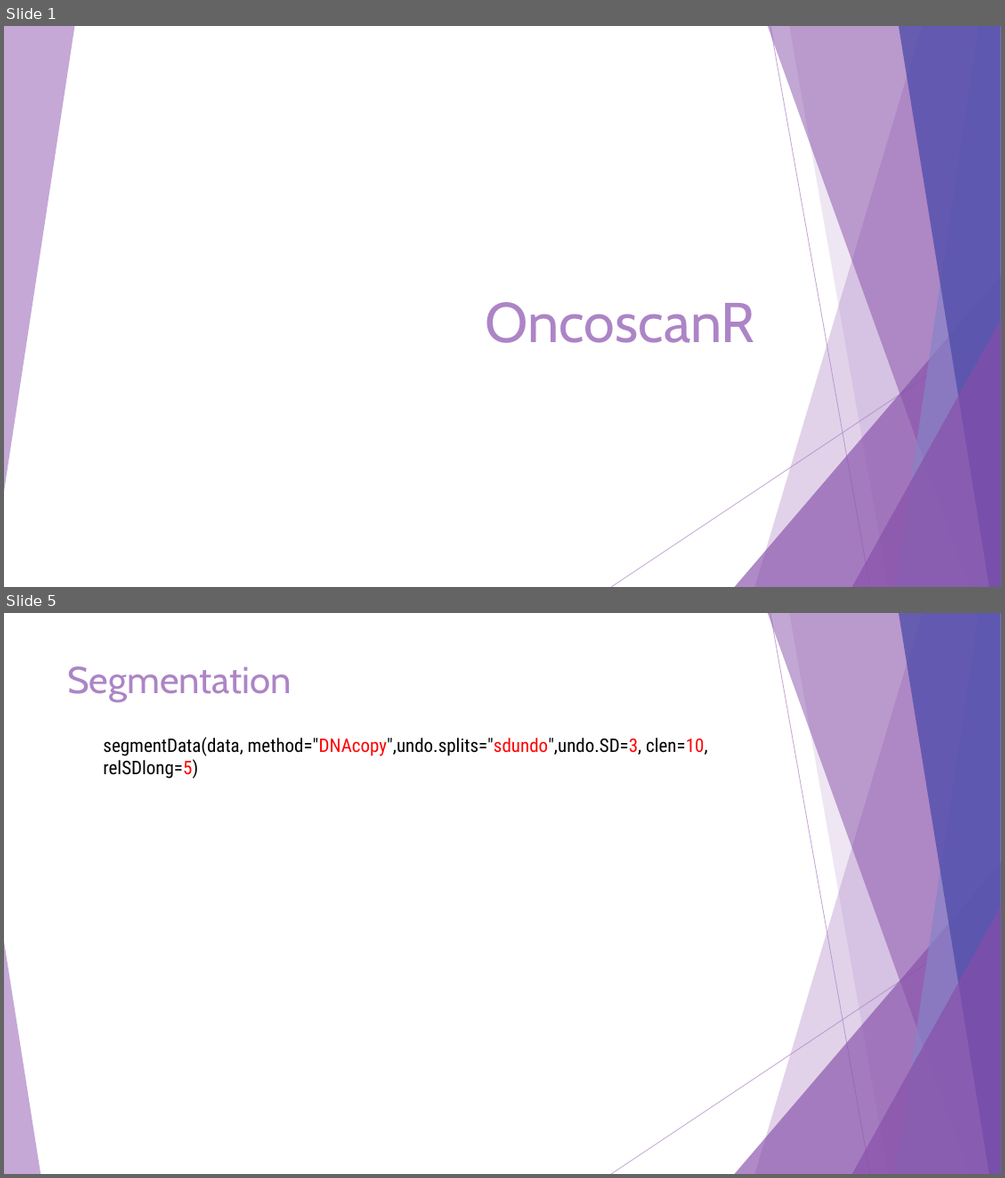
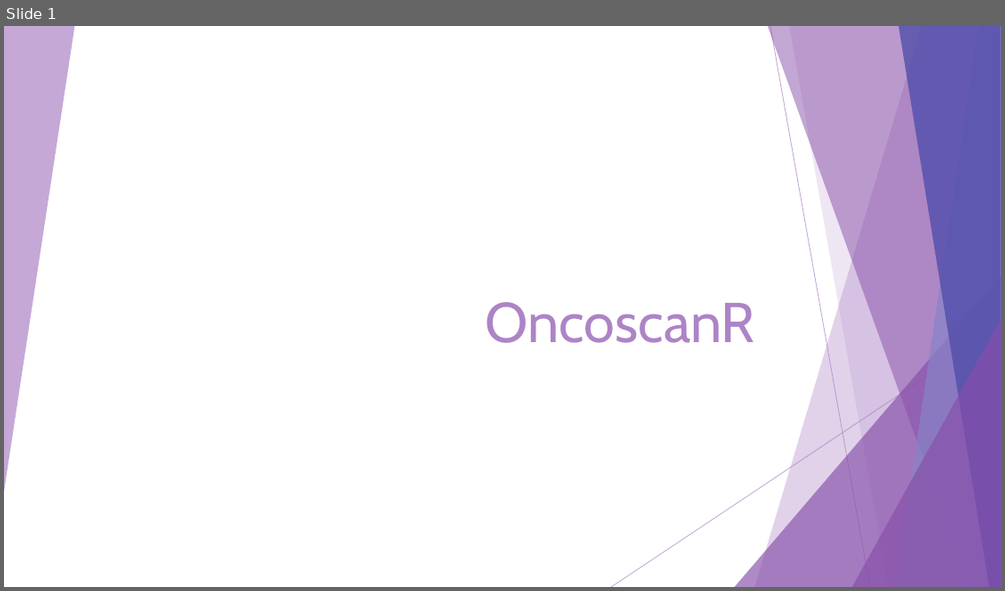
Before and after one commit to Elie-Bordron/DEA-dataviz, a slide deck: docs/docs_I_made/slides/OncoscanR.pptx. Shown one above the other, each under a label of ours: slides 1 and 5 before the commit, slide 1 after it; the slides between them are not shown. The pictures are 1005x1178 and 1005x591 pixels, drawn with LibreOffice and Linux fonts; fonts in the diff are those of the drawing. Boxes give left, top, right and bottom in pixels: in the first picture for what was removed or moved away, otherwise in the second. Text is boxed around its words. In the diff, an @@ line names an element or a change of style, - is before the commit and + after.

```diff
--- a/docs/docs_I_made/slides/OncoscanR.pptx
+++ b/docs/docs_I_made/slides/OncoscanR.pptx
@@ slide 5 removed at [4, 613, 1001, 1174], background #FFFFFF; not listed: 9 template elements that a slide beside it also shows @@
@@ title removed at [67, 666, 291, 702] @@
-Segmentation
@@ text removed at [103, 737, 707, 779] @@
-segmentData(data, method="DNAcopy",undo.splits="sdundo",undo.SD=3, clen=10, relSDlong=5)
@@ triangle removed at [4, 941, 40, 1174] @@
```
Also in this commit, not shown: 2 slides changed, 2 other slides removed, 5 other files.
